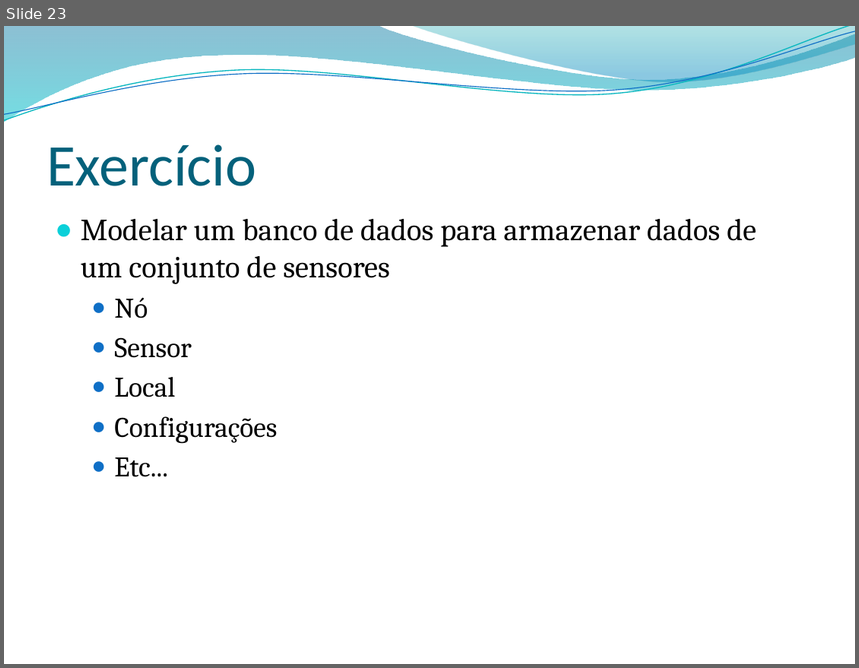
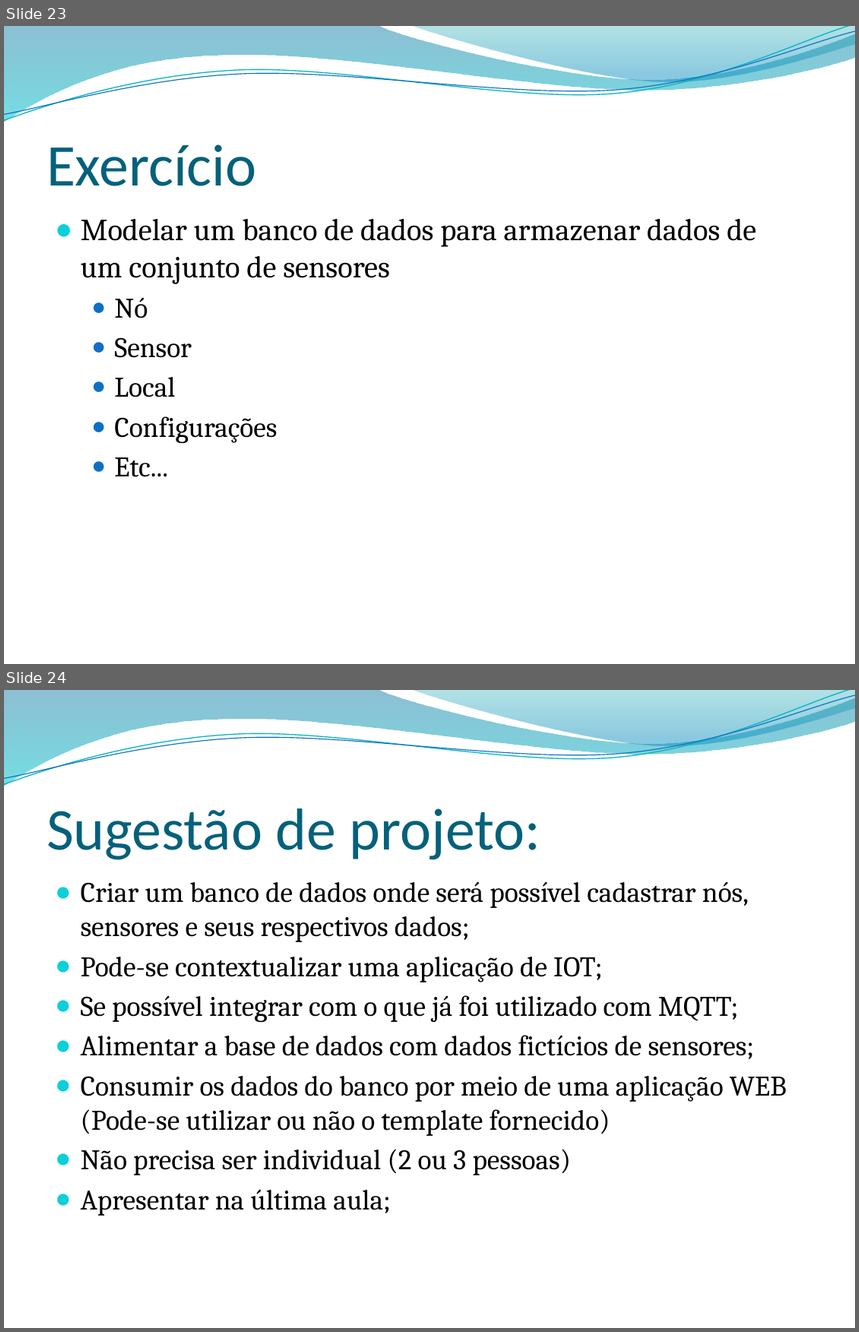
Before and after one commit to leonardopordeus/BD, a slide deck: Aula02.pptx. Shown one above the other, each under a label of ours: slide 23 before the commit, slides 23 and 24 after it. The pictures are 859x668 and 859x1332 pixels, drawn with LibreOffice and Linux fonts; fonts in the diff are those of the drawing; background and template pictures are left out. Boxes give left, top, right and bottom in pixels: in the first picture for what was removed or moved away, otherwise in the second. Text is boxed around its words. In the diff, an @@ line names an element or a change of style, - is before the commit and + after.

Commit message:
Materiais aula 03.

```diff
--- a/Aula02.pptx
+++ b/Aula02.pptx
@@ slide 24 added at box(4, 690, 855, 1328), background picture (left out); not listed: 4 template elements that a slide beside it also shows @@
@@ title added at box(47, 809, 541, 860), 50 pt, text #04617B @@
+Sugestão de projeto:
@@ text added at box(81, 882, 787, 1216), 24.1 pt, text #000000 @@
+● Criar um banco de dados onde será possível cadastrar nós, sensores e seus respectivos dados;
+● Pode-se contextualizar uma aplicação de IOT;
+● Se possível integrar com o que já foi utilizado com MQTT;
+● Alimentar a base de dados com dados fictícios de sensores;
+● Consumir os dados do banco por meio de uma aplicação WEB (Pode-se utilizar ou não o template fornecido)
+● Não precisa ser individual (2 ou 3 pessoas)
+● Apresentar na última aula;
```
Also in this commit, not shown: 1 slide changed, 2 other files.
